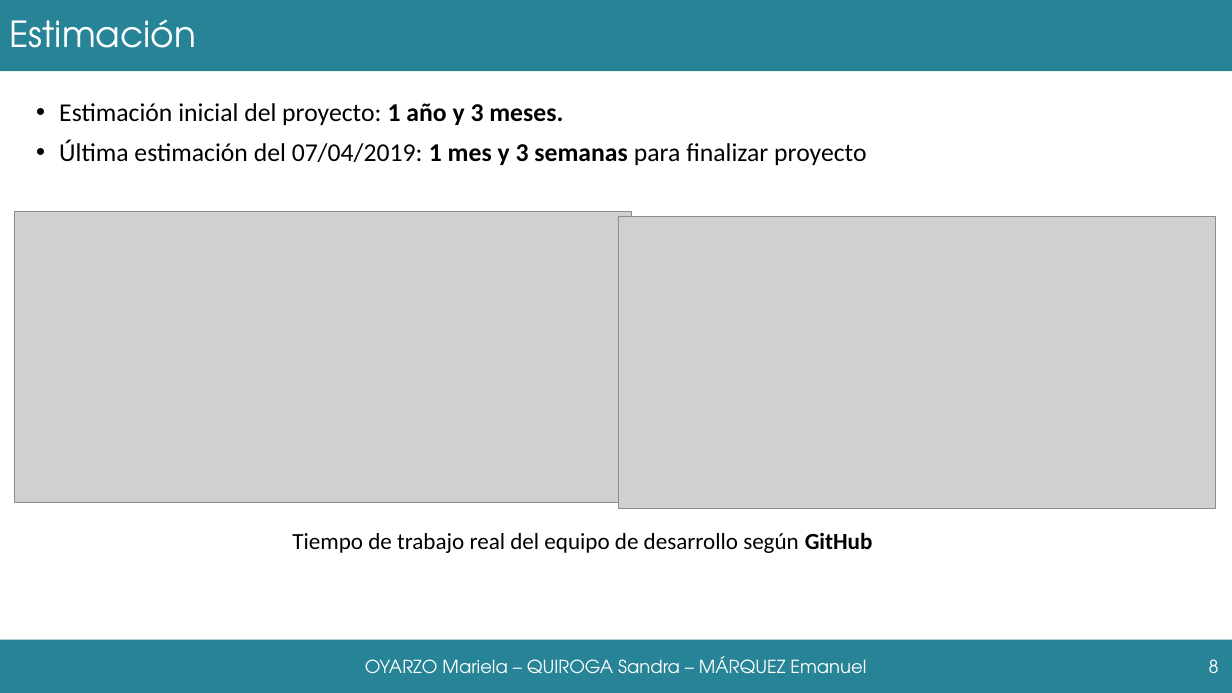
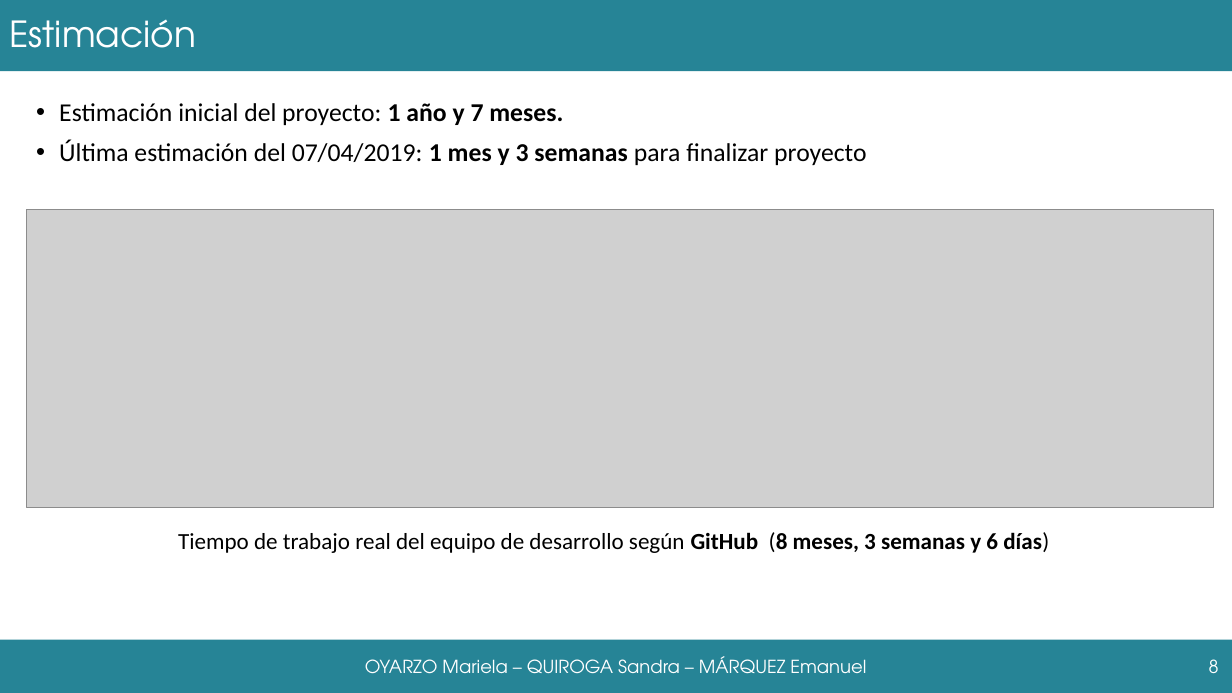
Before and after one commit to grupoyenu/yenu, a slide deck: slide 8 of 08. Presentaciones/Presentación 11.pptx. Drawn at 1232x693 pixels with LibreOffice and Linux fonts; fonts in the diff are those of the drawing; grey boxes stand for pictures; background and template pictures are left out. Boxes give left, top, right and bottom in pixels: in the first picture for what was removed or moved away, otherwise in the second. Text is boxed around its words. In the diff, an @@ line names an element or a change of style, - is before the commit and + after.

```diff
--- a/08. Presentaciones/Presentación 11.pptx
+++ b/08. Presentaciones/Presentación 11.pptx
@@ text at (59, 103, 563, 125): text changed @@
-• Estimación inicial del proyecto: 1 año y 3 meses.
+• Estimación inicial del proyecto: 1 año y 7 meses.
@@ picture removed at (15, 212, 632, 503) @@
@@ picture added at (27, 210, 1214, 507) @@
@@ picture removed at (619, 217, 1215, 508) @@
@@ text at (178, 532, 1049, 553): text changed @@
-Tiempo de trabajo real del equipo de desarrollo según GitHub
+Tiempo de trabajo real del equipo de desarrollo según GitHub (8 meses, 3 semanas y 6 días)
```
Also in this commit, not shown: 3 other slides changed, 2 other files.
